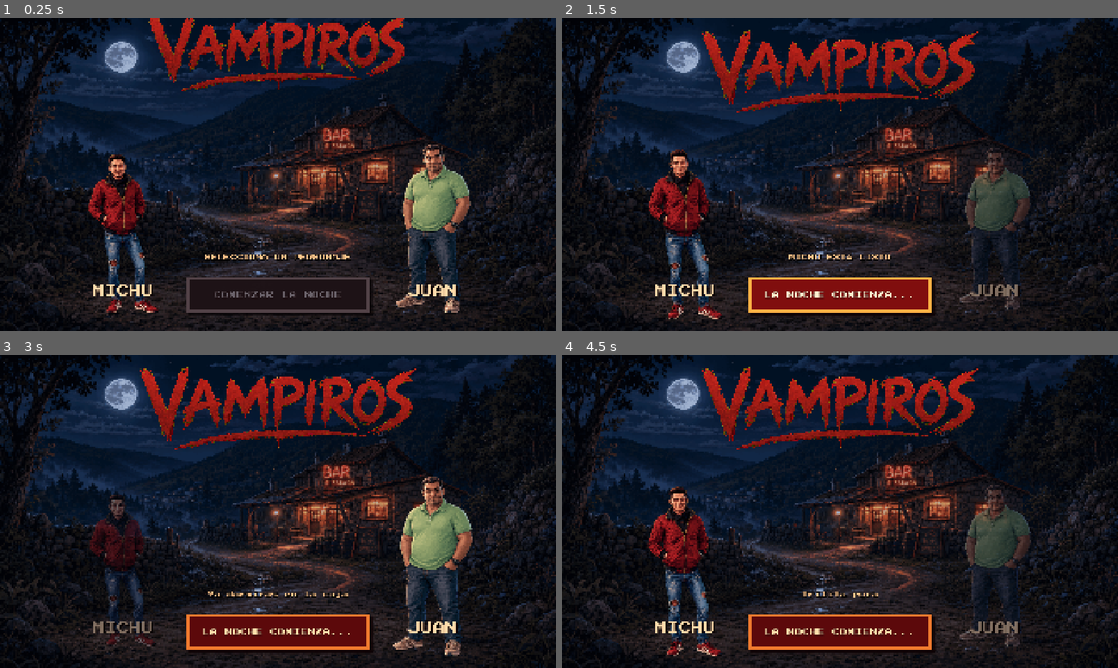
Above: before the commit, frames 1-4 (two rows, left to right).
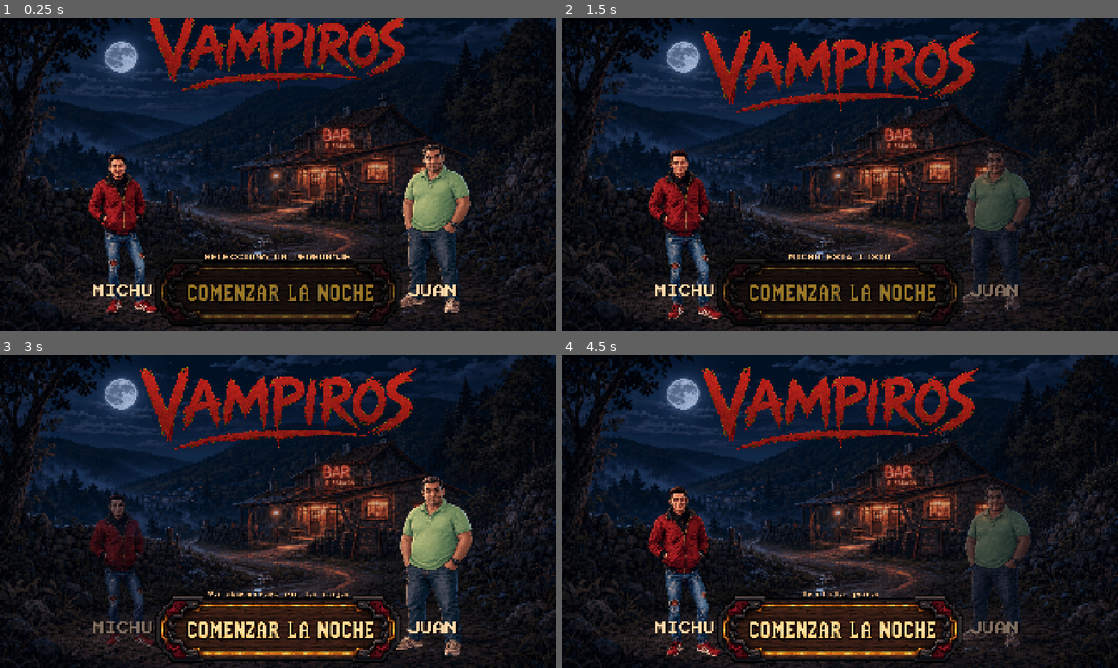
Above: after the commit, the same moments.

Repository: toxicomediante/vampiros
Game: Godot game, scene res://scenes/main.tscn
Two runs of this game, one before a commit and one after it. Both use one fixed random seed, a clock stepped at 60 frames per second and the inputs below.
Inputs (mouse positions are in pixels of both pictures, inside the frame that each line leads up to):
- Up to frame 1 (0.25 s): no input
- Up to frame 2 (1.5 s): click (684, 212) at 0.5 s; click (840, 293) at 1.25 s
- Up to frame 3 (3 s): click (278, 630) at 2 s, where only the run before the commit has a clickable "LA NOCHE COMIENZA..."; click (433, 549) at 2.75 s
- Up to frame 4 (4.5 s): click (840, 630) at 3.5 s; click (684, 549) at 4.25 s

The runs differ from the first frame. In frame 1, 4.5% of the frame differs, in the area x 27-73%, y 76-99%; in frame 2, 6.3%; in frame 3, 6.7%; in frame 4, 6.7%.

Commit message:
Integrate illustrated start button

Diff:
--- a/scenes/main.tscn
+++ b/scenes/main.tscn
@@ -4,54 +4,14 @@
 [ext_resource type="Texture2D" path="res://assets/backgrounds/character_select_night.png" id="2_bg"]
 [ext_resource type="Texture2D" path="res://assets/ui/vampiros_logo.png" id="3_logo"]
 [ext_resource type="FontFile" path="res://assets/fonts/press-start-2p-latin-400-normal.woff2" id="4_pixel_font"]
+[ext_resource type="Texture2D" path="res://assets/ui/start_button.png" id="5_start_normal"]
+[ext_resource type="Texture2D" path="res://assets/ui/start_button_hover.png" id="6_start_hover"]
+[ext_resource type="Texture2D" path="res://assets/ui/start_button_pressed.png" id="7_start_pressed"]
+[ext_resource type="Texture2D" path="res://assets/ui/start_button_disabled.png" id="8_start_disabled"]
 
 [sub_resource type="Theme" id="PixelTheme"]
 default_font = ExtResource("4_pixel_font")
 default_font_size = 24
-
-[sub_resource type="StyleBoxFlat" id="StartNormal"]
-bg_color = Color(0.36, 0.035, 0.045, 1)
-border_width_left = 8
-border_width_top = 8
-border_width_right = 8
-border_width_bottom = 8
-border_color = Color(0.94, 0.48, 0.18, 1)
-shadow_color = Color(0.055, 0.008, 0.016, 0.95)
-shadow_size = 9
-shadow_offset = Vector2(8, 10)
-
-[sub_resource type="StyleBoxFlat" id="StartHover"]
-bg_color = Color(0.5, 0.055, 0.055, 1)
-border_width_left = 8
-border_width_top = 8
-border_width_right = 8
-border_width_bottom = 8
-border_color = Color(1, 0.7, 0.27, 1)
-shadow_color = Color(0.055, 0.008, 0.016, 0.95)
-shadow_size = 9
-shadow_offset = Vector2(8, 10)
-
-[sub_resource type="StyleBoxFlat" id="StartPressed"]
-bg_color = Color(0.24, 0.018, 0.025, 1)
-border_width_left = 8
-border_width_top = 11
-border_width_right = 8
-border_width_bottom = 5
-border_color = Color(0.96, 0.36, 0.13, 1)
-shadow_color = Color(0.055, 0.008, 0.016, 0.95)
-shadow_size = 4
-shadow_offset = Vector2(4, 5)
-
-[sub_resource type="StyleBoxFlat" id="StartDisabled"]
-bg_color = Color(0.12, 0.075, 0.09, 0.94)
-border_width_left = 8
-border_width_top = 8
-border_width_right = 8
-border_width_bottom = 8
-border_color = Color(0.32, 0.26, 0.28, 1)
-shadow_color = Color(0.025, 0.01, 0.018, 0.85)
-shadow_size = 7
-shadow_offset = Vector2(7, 8)
 
 [node name="CharacterSelect" type="Control"]
 layout_mode = 3
@@ -155,24 +115,19 @@
 text = "JUAN"
 horizontal_alignment = 1
 
-[node name="StartButton" type="Button" parent="."]
+[node name="StartButton" type="TextureButton" parent="."]
 layout_mode = 0
-offset_left = 645.0
-offset_top = 895.0
-offset_right = 1275.0
-offset_bottom = 1015.0
-theme_override_colors/font_color = Color(1, 0.88, 0.68, 1)
-theme_override_colors/font_hover_color = Color(1, 0.95, 0.82, 1)
-theme_override_colors/font_pressed_color = Color(1, 1, 1, 1)
-theme_override_colors/font_disabled_color = Color(0.42, 0.39, 0.42, 1)
-theme_override_colors/font_outline_color = Color(0.08, 0.008, 0.015, 1)
-theme_override_constants/outline_size = 4
-theme_override_font_sizes/font_size = 26
-theme_override_styles/normal = SubResource("StartNormal")
-theme_override_styles/hover = SubResource("StartHover")
-theme_override_styles/pressed = SubResource("StartPressed")
-theme_override_styles/disabled = SubResource("StartDisabled")
-text = "COMENZAR LA NOCHE"
+offset_left = 537.0
+offset_top = 830.0
+offset_right = 1383.0
+offset_bottom = 1063.0
+focus_mode = 0
+texture_normal = ExtResource("5_start_normal")
+texture_pressed = ExtResource("7_start_pressed")
+texture_hover = ExtResource("6_start_hover")
+texture_disabled = ExtResource("8_start_disabled")
+ignore_texture_size = true
+stretch_mode = 0
 
 [node name="Status" type="Label" parent="."]
 layout_mode = 0
--- a/scripts/character_select.gd
+++ b/scripts/character_select.gd
@@ -11,7 +11,7 @@
 @onready var juan_button: Button = $JuanButton
 @onready var michu_name: Label = $MichuName
 @onready var juan_name: Label = $JuanName
-@onready var start_button: Button = $StartButton
+@onready var start_button: TextureButton = $StartButton
 @onready var status: Label = $Status
 
 var selected_character := ""
@@ -74,4 +74,4 @@
 
 func _start_night() -> void:
 	status.text = "%s ESTÁ LISTO" % selected_character.to_upper()
-	start_button.text = "LA NOCHE COMIENZA..."
+	start_button.disabled = true
Binary file added: assets/ui/start_button.png
Binary file added: assets/ui/start_button_disabled.png
Binary file added: assets/ui/start_button_hover.png
Binary file added: assets/ui/start_button_pressed.png
